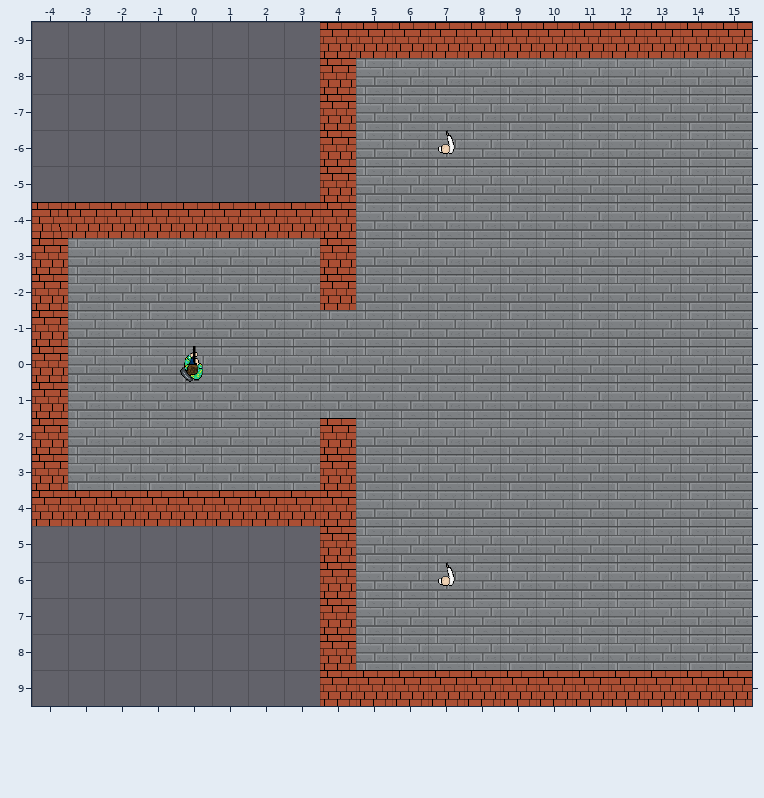
Level history. Tiled map: assets/level/level.tmx. Above: the version before the commit.
Cells are 50x50 px. Shown: x -4..15, y -9..9.
After the commit:
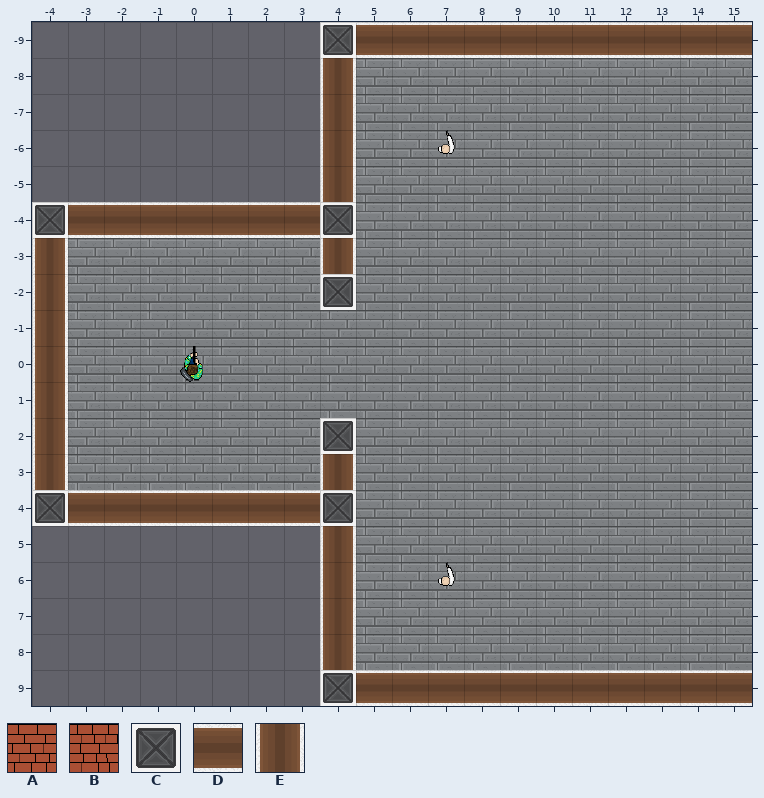
Key: from "tileset": A 0 "brick_1", B 1 "brick_2", C 6 "pillar", D 7 "wall", E 8 "wall_vertical".
_ is an empty cell.
Commit message: added the better wall textures
The edit:
Layer "Wall Layer":
The edit turns tile A into tile C in row -9 at x 4; in row -4 at x 4; in row -2 at x 4; in row 2 at x 4; in row 4 at x -4 and 4; in row 9 at x 4.
The edit turns tile B into tile C in row -4 at x -4.
The edit turns tile A into tile D in row -9 at x 5 to 15; in row -4 at x -3 to 3; in row 4 at x -3 to 3; in row 9 at x 5 to 15.
The edit turns tile A into tile E in rows -8 to -5 at x 4; in row -3 at x -4 and 4; in rows -2 to 2 at x -4; in row 3 at x -4 and 4; in rows 5 to 8 at x 4.
Pixel boxes of the changes (left, top, right, bottom) in both pictures:
changed: (32, 22, 752, 706)
